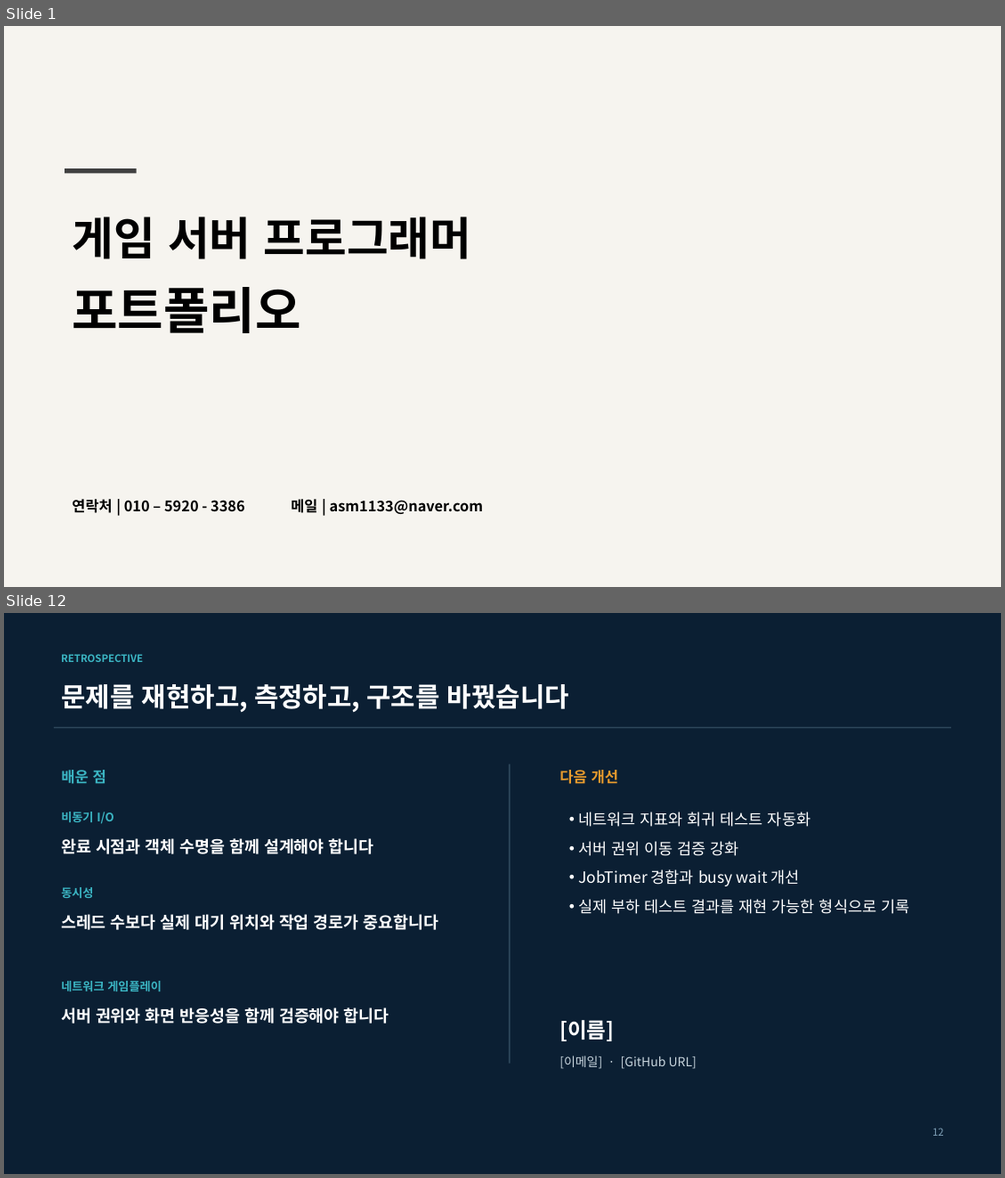
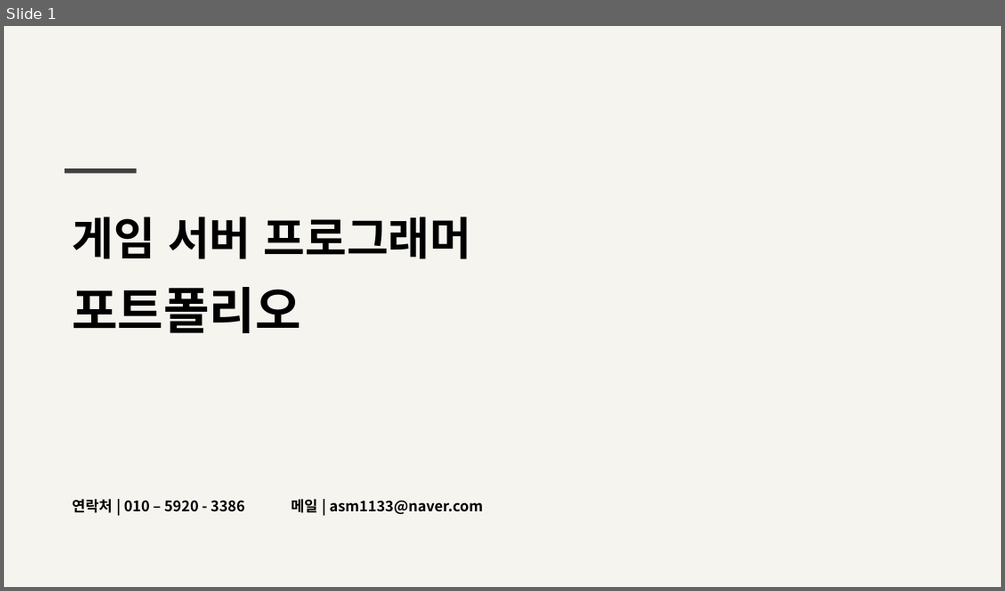
Before and after one commit to Woon-2/Project-W, a slide deck: 포트폴리오/게임서버_포트폴리오.pptx. Shown one above the other, each under a label of ours: slides 1 and 12 before the commit, slide 1 after it; the slides between them are not shown. The pictures are 1005x1178 and 1005x591 pixels, drawn with LibreOffice and Linux fonts; fonts in the diff are those of the drawing; background and template pictures are left out. Boxes give left, top, right and bottom in pixels: in the first picture for what was removed or moved away, otherwise in the second. Text is boxed around its words. In the diff, an @@ line names an element or a change of style, - is before the commit and + after.

```diff
--- a/포트폴리오/게임서버_포트폴리오.pptx
+++ b/포트폴리오/게임서버_포트폴리오.pptx
@@ slide 12 removed at (4, 613, 1001, 1174), background #0B1F33 @@
@@ text removed at (61, 654, 143, 662) @@
-RETROSPECTIVE
@@ text removed at (61, 684, 569, 712) @@
-문제를 재현하고, 측정하고, 구조를 바꿨습니다
@@ rectangle removed at (54, 727, 952, 728) @@
@@ text removed at (61, 770, 106, 784) @@
-배운 점
@@ rectangle removed at (509, 764, 510, 1063) @@
@@ text removed at (559, 770, 619, 784) @@
-다음 개선
@@ text removed at (61, 811, 113, 824) @@
-비동기 I/O
@@ text removed at (578, 811, 909, 914) @@
-• 네트워크 지표와 회귀 테스트 자동화
-• 서버 권위 이동 검증 강화
-• JobTimer 경합과 busy wait 개선
-• 실제 부하 테스트 결과를 재현 가능한 형식으로 기록
@@ text removed at (61, 838, 374, 854) @@
-완료 시점과 객체 수명을 함께 설계해야 합니다
@@ text removed at (61, 887, 93, 898) @@
-동시성
@@ text removed at (61, 914, 439, 930) @@
-스레드 수보다 실제 대기 위치와 작업 경로가 중요합니다
@@ text removed at (61, 981, 162, 991) @@
-네트워크 게임플레이
@@ text removed at (61, 1007, 389, 1023) @@
-서버 권위와 화면 반응성을 함께 검증해야 합니다
@@ text removed at (559, 1020, 614, 1041) @@
-[이름]
@@ text removed at (559, 1055, 696, 1069) @@
-[이메일] · [GitHub URL]
@@ text removed at (932, 1127, 944, 1135) @@
-12
```
Also in this commit, not shown: 1 slide changed, 4 slides added, 9 other slides removed.
